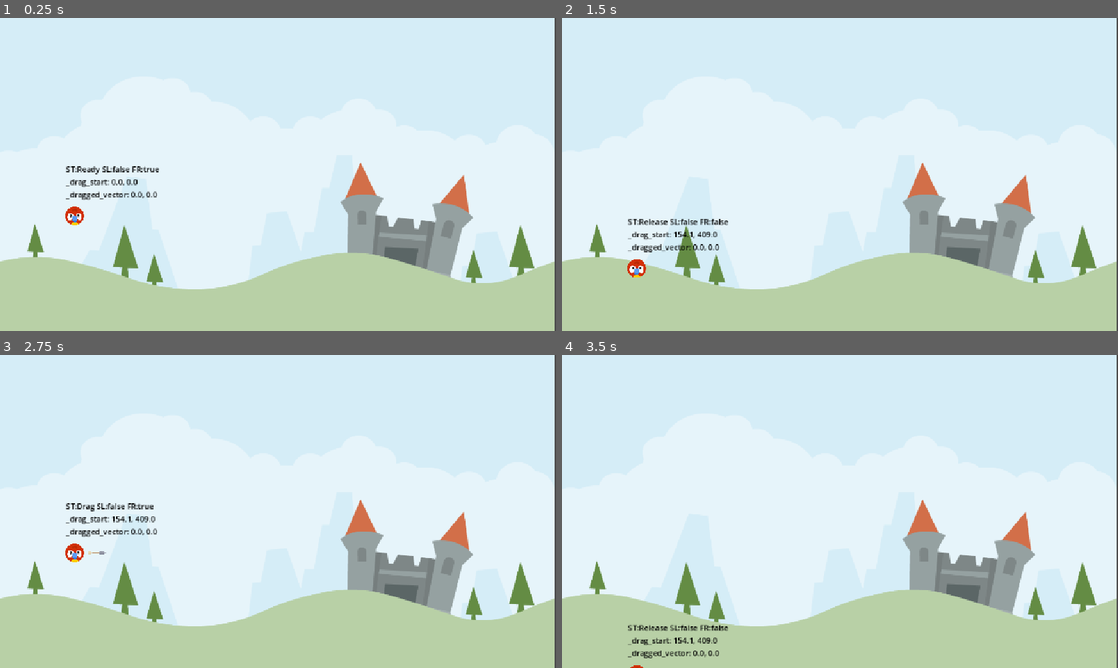
Above: before the commit, frames 1-4 (two rows, left to right).
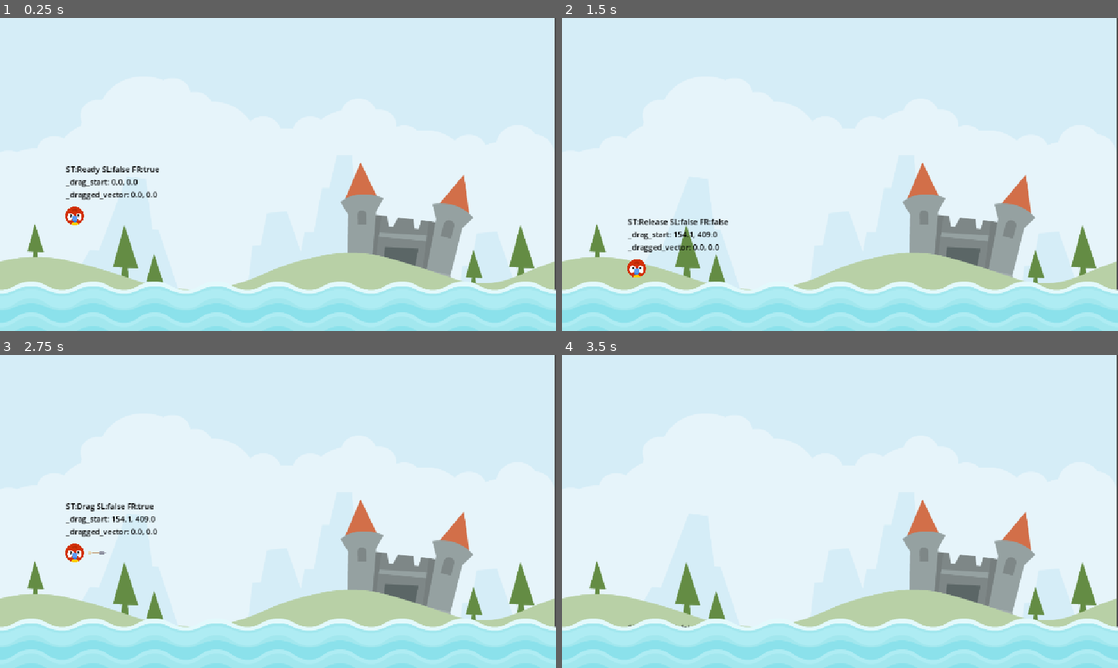
Above: after the commit, the same moments.

Repository: LHO-Developments/Godot-Projects
Game: Godot game, scene res://Scene/LevelBase.tscn
Two runs of this game, one before a commit and one after it. Both use one fixed random seed, a clock stepped at 60 frames per second and the inputs below.
Inputs (mouse positions are in pixels of both pictures, inside the frame that each line leads up to):
- Up to frame 1 (0.25 s): no input
- Up to frame 2 (1.5 s): tap Enter at 0.5 s; drag from (634, 215) to (895, 105) at 0.52 s; drag from (728, 190) to (812, 237) at 1.27 s
- Up to frame 3 (2.75 s): move the mouse to (72, 552) at 2.02 s; press the mouse at (72, 552) at 2.03 s
- Up to frame 4 (3.5 s): release the mouse at (634, 552) at 2.75 s; tap Space at 2.75 s; drag from (812, 574) to (673, 464) at 2.77 s

The runs differ from the first frame. In frame 1, 14% of the frame differs, in the area x 0-100%, y 84-100%; in frame 2, 14%; in frame 3, 14%; in frame 4, 14%.

Commit message:
Add water sound

Diff:
--- a/Angry Animal/angry-animal/Scene/LevelBase.gd
+++ b/Angry Animal/angry-animal/Scene/LevelBase.gd
@@ -7,7 +7,6 @@
 func _ready() -> void:
 	spawn_animal();
 
-
 func spawn_animal() -> void:
 	var animalObj: Animal = ANIMAL.instantiate();
 	animalObj.position = animal_start.position;
--- a/Angry Animal/angry-animal/Scene/LevelBase.tscn
+++ b/Angry Animal/angry-animal/Scene/LevelBase.tscn
@@ -1,7 +1,8 @@
-[gd_scene load_steps=3 format=3 uid="uid://4vlbckliodu6"]
+[gd_scene load_steps=4 format=3 uid="uid://4vlbckliodu6"]
 
 [ext_resource type="Texture2D" uid="uid://bh5xqwas2ygqx" path="res://assets/scene/colored_castle.png" id="1_b7mn6"]
 [ext_resource type="Script" uid="uid://brs0bq5hy1p7" path="res://Scene/LevelBase.gd" id="1_w7hen"]
+[ext_resource type="PackedScene" uid="uid://dyxdedle80unx" path="res://Scene/Water/water.tscn" id="3_dp626"]
 
 [node name="LevelBase" type="Node2D"]
 script = ExtResource("1_w7hen")
@@ -14,3 +15,7 @@
 
 [node name="AnimalStart" type="Marker2D" parent="."]
 position = Vector2(154, 409)
+
+[node name="Water" parent="." instance=ExtResource("3_dp626")]
+z_index = 1
+position = Vector2(0, 608)
--- /dev/null
+++ b/Angry Animal/angry-animal/Scene/Water/Water.gd
@@ -0,0 +1,12 @@
+extends Area2D
+
+@onready var splash_sound: AudioStreamPlayer2D = $SplashSound;
+
+# Called when the node enters the scene tree for the first time.
+func _ready() -> void:
+	pass # Replace with function body.
+
+func _on_body_entered(body: Node2D) -> void:
+	if body is Animal:
+		splash_sound.position = body.position;
+		splash_sound.play();
--- /dev/null
+++ b/Angry Animal/angry-animal/Scene/Water/water.tscn
@@ -0,0 +1,27 @@
+[gd_scene load_steps=5 format=3 uid="uid://dyxdedle80unx"]
+
+[ext_resource type="Script" uid="uid://bjffgqseuco0r" path="res://Scene/Water/Water.gd" id="1_2qy1j"]
+[ext_resource type="Texture2D" uid="uid://6p7havc6qxj8" path="res://assets/scene/waterTop_high.png" id="1_objfe"]
+[ext_resource type="AudioStream" uid="uid://cgf8vbmuyovf3" path="res://assets/audio/splash.ogg" id="3_unn6a"]
+
+[sub_resource type="RectangleShape2D" id="RectangleShape2D_objfe"]
+size = Vector2(1204, 88)
+
+[node name="Water" type="Area2D"]
+script = ExtResource("1_2qy1j")
+
+[node name="Sprite2D" type="Sprite2D" parent="."]
+texture_repeat = 2
+position = Vector2(567, 0)
+texture = ExtResource("1_objfe")
+region_enabled = true
+region_rect = Rect2(0, 0, 1200, 127)
+
+[node name="CollisionShape2D" type="CollisionShape2D" parent="."]
+position = Vector2(567, 21)
+shape = SubResource("RectangleShape2D_objfe")
+
+[node name="SplashSound" type="AudioStreamPlayer2D" parent="."]
+stream = ExtResource("3_unn6a")
+
+[connection signal="body_entered" from="." to="." method="_on_body_entered"]
Not shown, added: Angry Animal/angry-animal/Scene/Water/Water.gd.uid
